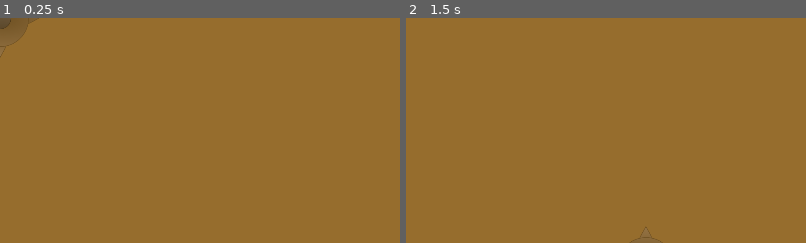
Above: before the commit, frames 1-2 (left to right).
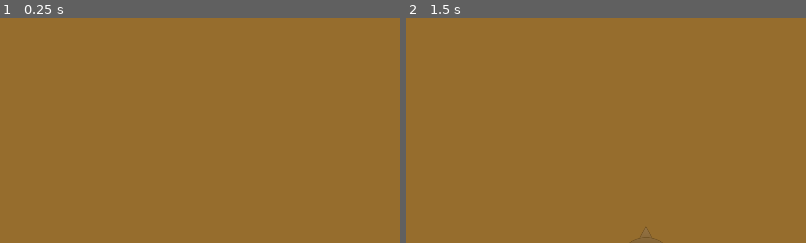
Above: after the commit, the same moments.

Repository: ArtronicsGame/Heroes
Game: Godot game, scene res://Scenes/JoyStick.tscn
The game is run twice, just before and just after one commit, with the same random seed, the same clock (stepped at 60 frames per second) and the same inputs. This scene is started directly instead of the project's main scene.
Inputs (mouse positions are % of the whole screen's width and height, from its top left):
- Up to frame 1 (0.25 s): no input
- Up to frame 2 (1.5 s): tap Enter at 0.5 s; move the mouse to (72, 45) at 0.52 s; tap Backspace at 0.6 s; click (72, 45) at 0.67 s; tap Space at 1.25 s; drag from (30, 55) to (45, 70) at 1.27 s
The pictures show only the part of the screen within x 0-50%, y 0-50%; the shares and areas given below are measured in that part.

The runs differ from the first frame. In frame 1, 0.5% of the frame differs, in the area x 0-10%, y 0-18%; in frame 2, nothing differs.
Error before the commit: Invalid get index 'position' (on base: 'Viewport'). (res://Scripts/JoyStick.gd:17)
Error after the commit: Invalid get index 'position' (on base: 'Viewport'). (res://Scripts/JoyStick.gd:18)

Commit message:
Joystick visibility

Diff:
--- a/Scenes/JoyStick.tscn
+++ b/Scenes/JoyStick.tscn
@@ -4,7 +4,7 @@
 [ext_resource path="res://Scripts/JoyStick.gd" type="Script" id=2]
 [ext_resource path="res://Sprits/Joystick/small_circle.png" type="Texture" id=3]
 
-[node name="JoyStickBack" type="Sprite"]
+[node name="JoyStickBack" type="Sprite" index="0"]
 modulate = Color( 1, 1, 1, 0.469608 )
 self_modulate = Color( 1, 1, 1, 0.834275 )
 scale = Vector2( 0.7, 0.7 )
--- a/Scripts/JoyStick.gd
+++ b/Scripts/JoyStick.gd
@@ -11,6 +11,7 @@
 func _ready():
 	set_process(true)
 	set_process_input(true)
+	visible = false
 	self.connect("on_joyStick_changed", get_node("../YSort/Player"), "move")
 
 func _process(delta):
